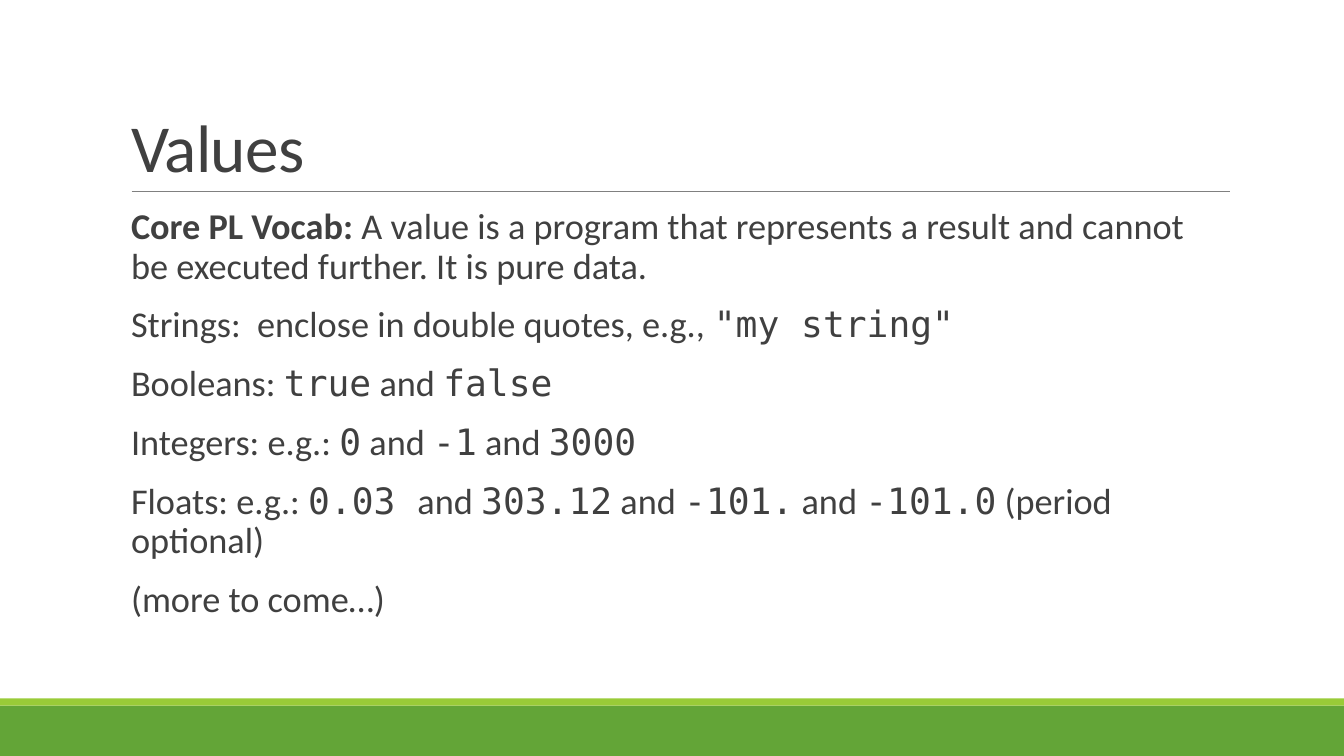
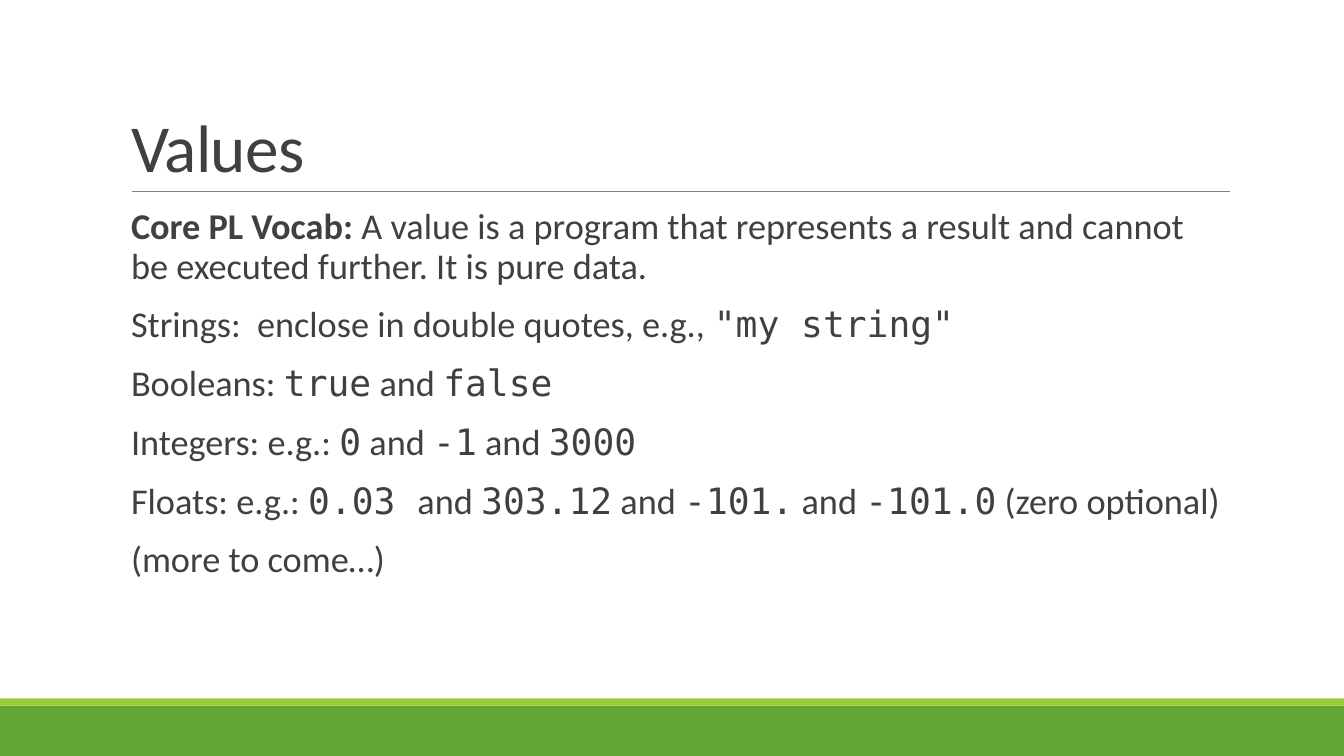
Before and after one commit to rbohrer/pl-course, a slide deck: slide 11 of LectureSlides/02Rust.pptx. Drawn at 1344x756 pixels with LibreOffice and Linux fonts; fonts in the diff are those of the drawing. Boxes give left, top, right and bottom in pixels: in the first picture for what was removed or moved away, otherwise in the second. Text is boxed around its words. In the diff, an @@ line names an element or a change of style, - is before the commit and + after.

```diff
--- a/LectureSlides/02Rust.pptx
+++ b/LectureSlides/02Rust.pptx
@@ text at box(131, 487, 1220, 520): text changed @@
-  Floats: e.g.: 0.03 and 303.12 and -101. and -101.0 (period optional)
+  Floats: e.g.: 0.03 and 303.12 and -101. and -101.0 (zero optional)
```
